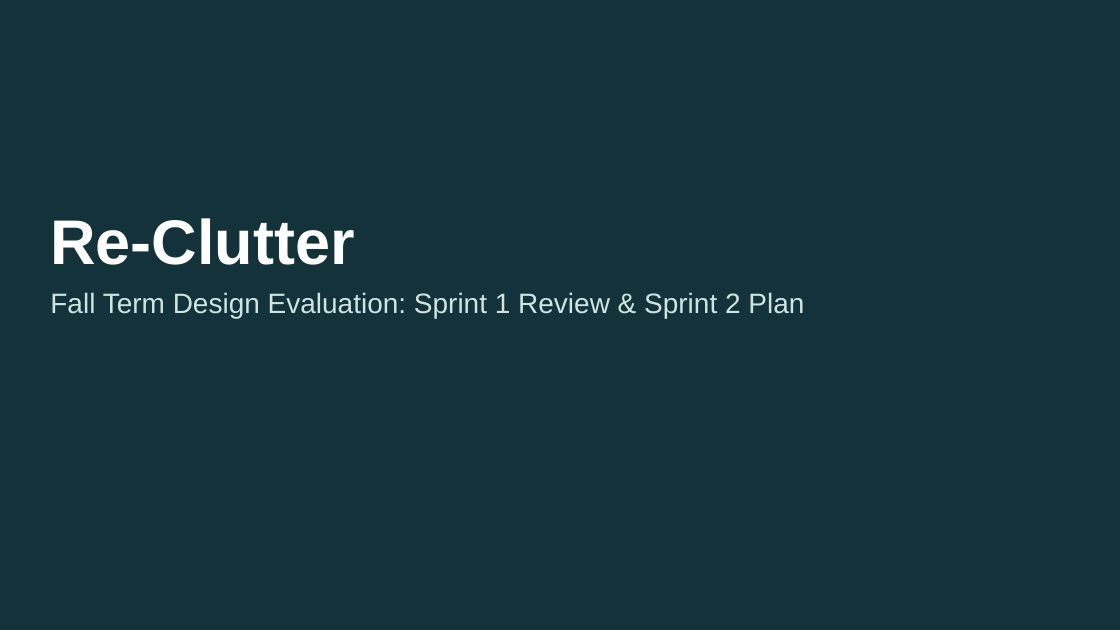
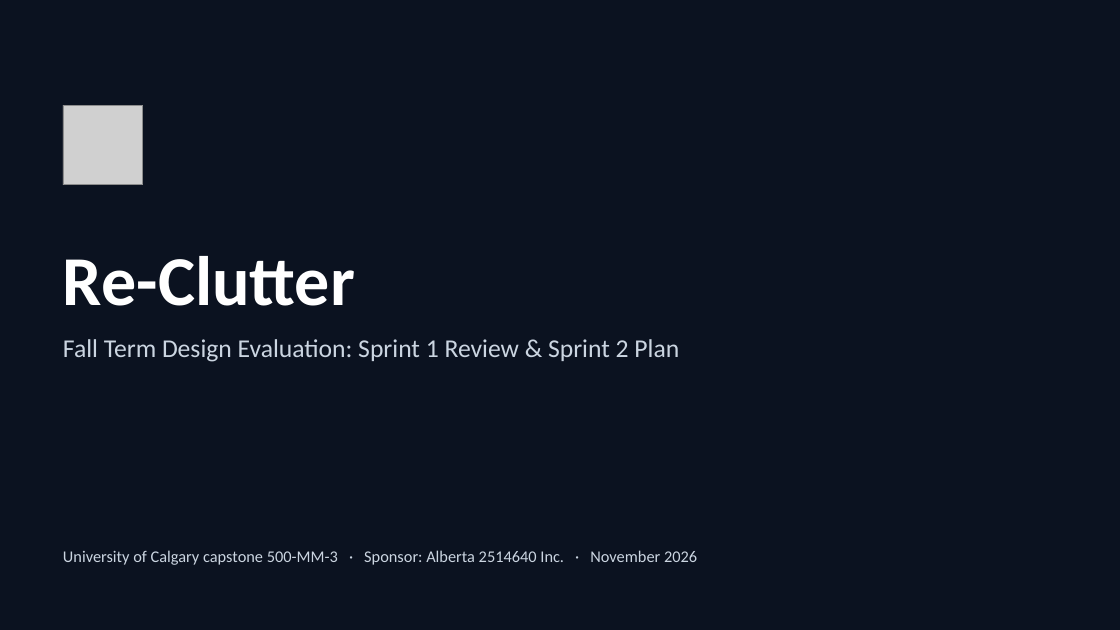
Before and after one commit to Alberta2514640/clutter, a slide deck: slide 1 of deliverables/Re-Clutter_Fall_Design_Review_Software.pptx. Drawn at 1120x630 pixels with LibreOffice and Linux fonts; fonts in the diff are those of the drawing; grey boxes stand for pictures; background and template pictures are left out. Boxes give left, top, right and bottom in pixels: in the first picture for what was removed or moved away, otherwise in the second. Text is boxed around its words. In the diff, an @@ line names an element or a change of style, - is before the commit and + after.

```diff
--- a/deliverables/Re-Clutter_Fall_Design_Review_Software.pptx
+++ b/deliverables/Re-Clutter_Fall_Design_Review_Software.pptx
@@ background #14323A to #0B1220 @@
@@ picture added at [63,105,143,185] @@
@@ title "Re-Clutter": place and size @@
-title "Re-Clutter" at [50,218,354,265]
+title "Re-Clutter" at [63,256,355,306]
@@ title "Re-Clutter" at [63,256,355,306]: size 54 to 60 pt, font Arial to Calibri @@
@@ text "Fall Term Design Evaluation: Sprint ...": place and size @@
-text "Fall Term Design Evaluation: Sprint ..." at [50,292,804,318]
+text "Fall Term Design Evaluation: Sprint ..." at [63,339,679,362]
@@ text "Fall Term Design Evaluation: Sprint ..." at [63,339,679,362]: size 24 to 22 pt, font Arial to Calibri, text colour #CFE3E0 to #CBD5E1; more space between paragraphs @@
@@ text added at [63,550,697,565], 14 pt, text #CBD5E1 @@
+University of Calgary capstone 500-MM-3 · Sponsor: Alberta 2514640 Inc. · November 2026
```
Also in this commit, not shown: 6 other slides changed, 15 slides added, 13 slides removed, 16 other files.
